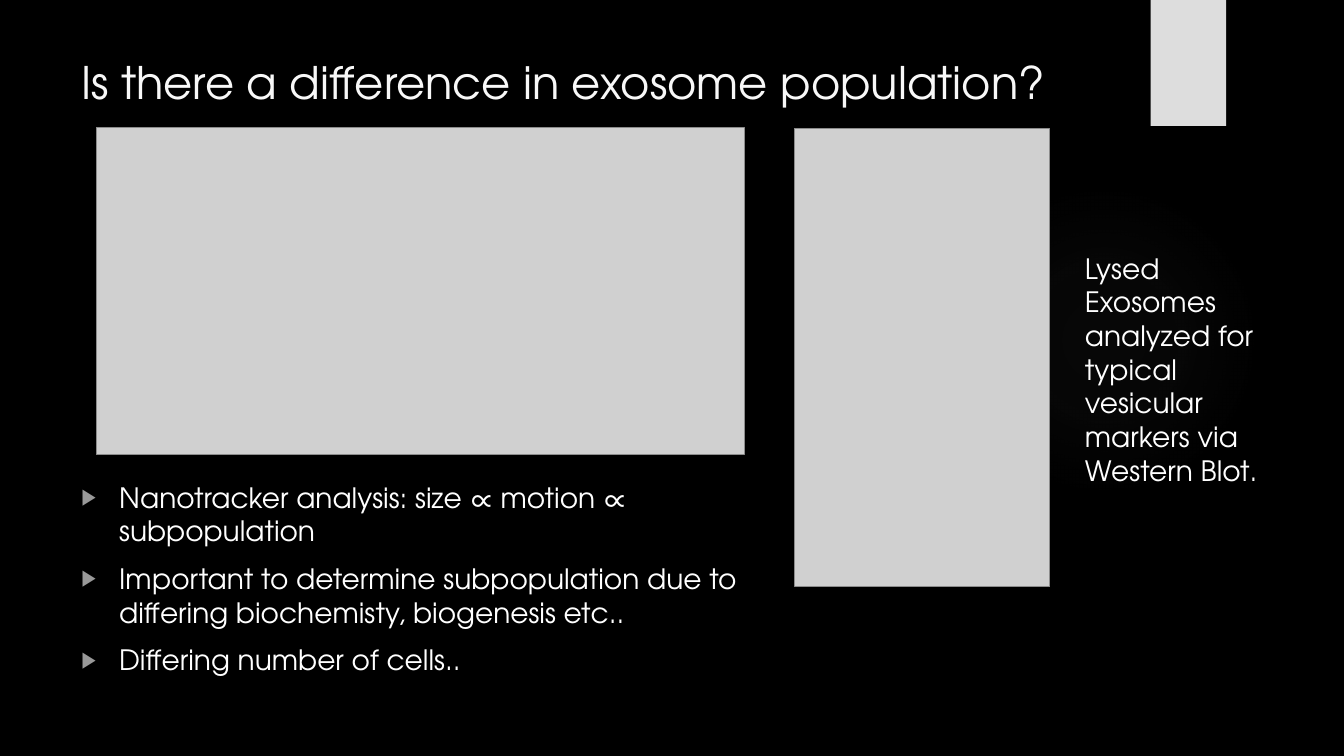
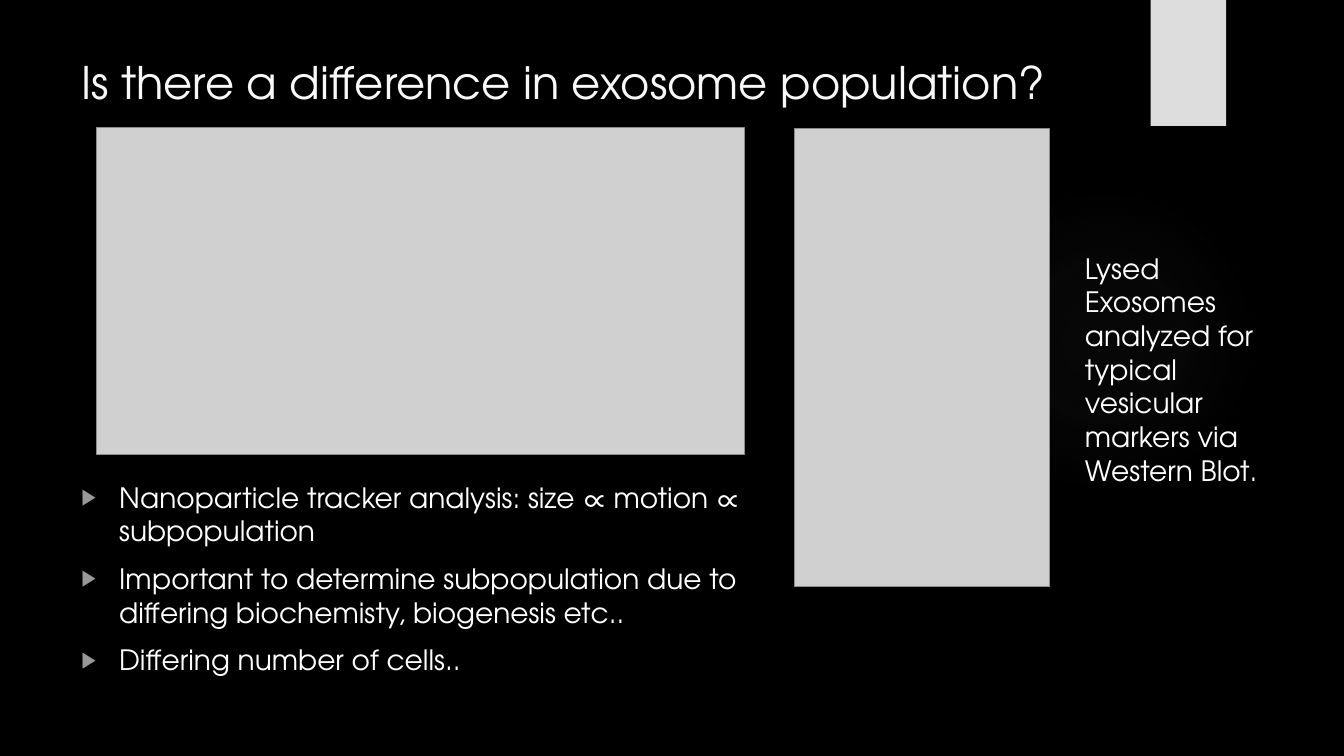
Before and after one commit to HarleyRobinson/Honours2, a slide deck: slide 7 of BackgroundInfo/JCslides.pptx (slide 6 before the commit). Drawn at 1344x756 pixels with LibreOffice and Linux fonts; fonts in the diff are those of the drawing; grey boxes stand for pictures; background and template pictures are left out. Boxes give left, top, right and bottom in pixels: in the first picture for what was removed or moved away, otherwise in the second. Text is boxed around its words. In the diff, an @@ line names an element or a change of style, - is before the commit and + after.

```diff
--- a/BackgroundInfo/JCslides.pptx
+++ b/BackgroundInfo/JCslides.pptx
@@ text at (x1=119, y1=487, x2=709, y2=547): text changed @@
-▶ Nanotracker analysis: size ∝ motion ∝ subpopulation
+▶ Nanoparticle tracker analysis: size ∝ motion ∝ subpopulation
```
Also in this commit, not shown: 6 other slides changed, 2 slides added, 2 other files.
